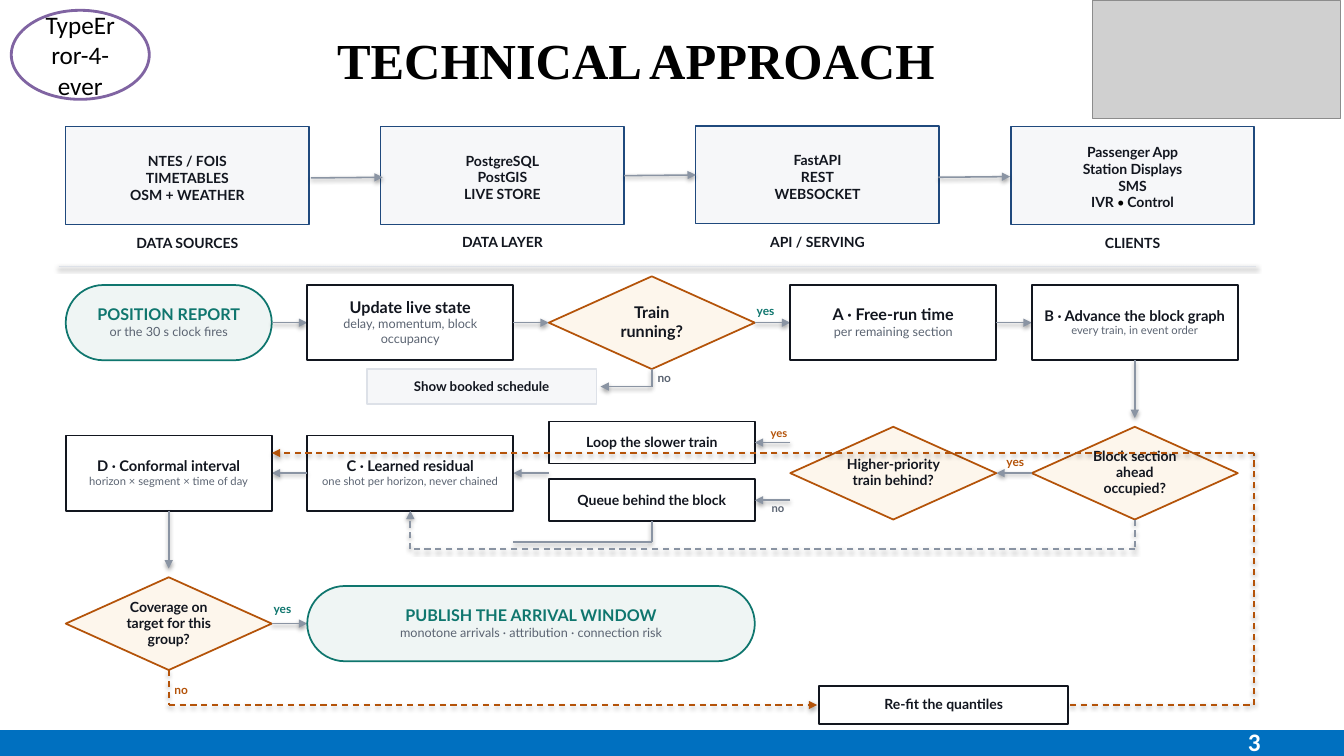
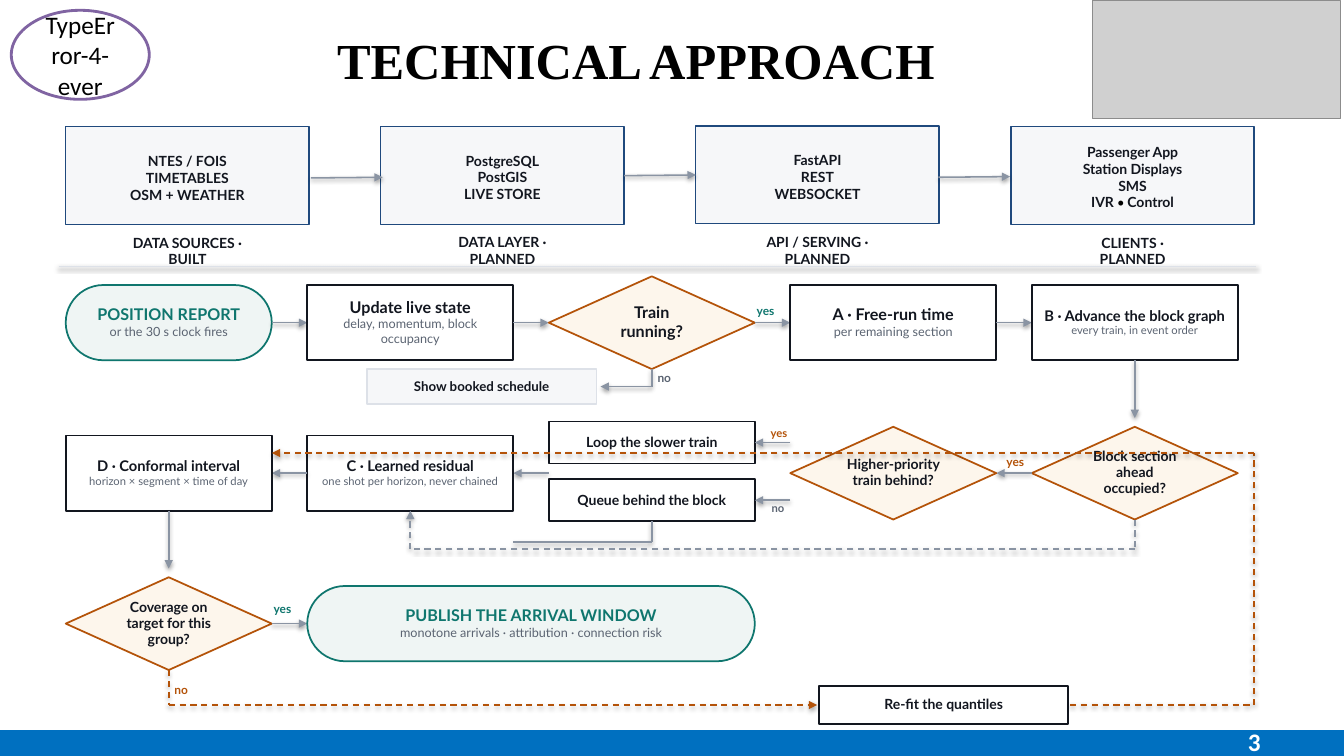
Before and after one commit to TypeError-4-ever/Railcast, a slide deck: slide 3 of deck/RAILCAST_SIH26028_IDEA.pptx. Drawn at 1344x756 pixels with LibreOffice and Linux fonts; fonts in the diff are those of the drawing; grey boxes stand for pictures. Boxes give left, top, right and bottom in pixels: in the first picture for what was removed or moved away, otherwise in the second. Text is boxed around its words. In the diff, an @@ line names an element or a change of style, - is before the commit and + after.

```diff
--- a/deck/RAILCAST_SIH26028_IDEA.pptx
+++ b/deck/RAILCAST_SIH26028_IDEA.pptx
@@ text at (133,237,235,264): text changed @@
-DATA SOURCES
+DATA SOURCES · BUILT
@@ text at (458,237,539,264): text changed @@
-DATA LAYER
+DATA LAYER · PLANNED
@@ text at (767,236,861,264): text changed @@
-API / SERVING
+API / SERVING · PLANNED
@@ text at (1100,237,1166,264): text changed @@
-CLIENTS
+CLIENTS · PLANNED
```
Also in this commit, not shown: 2 other slides changed, 2 other files.
